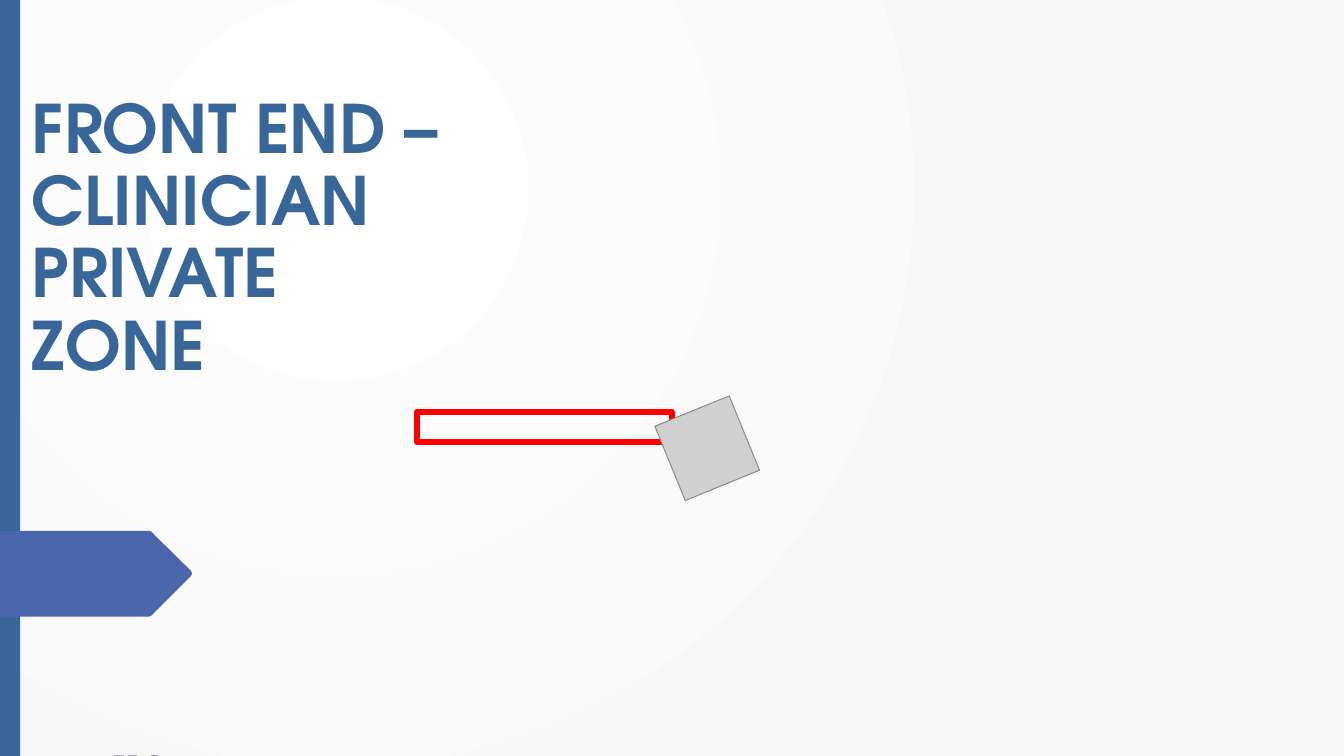
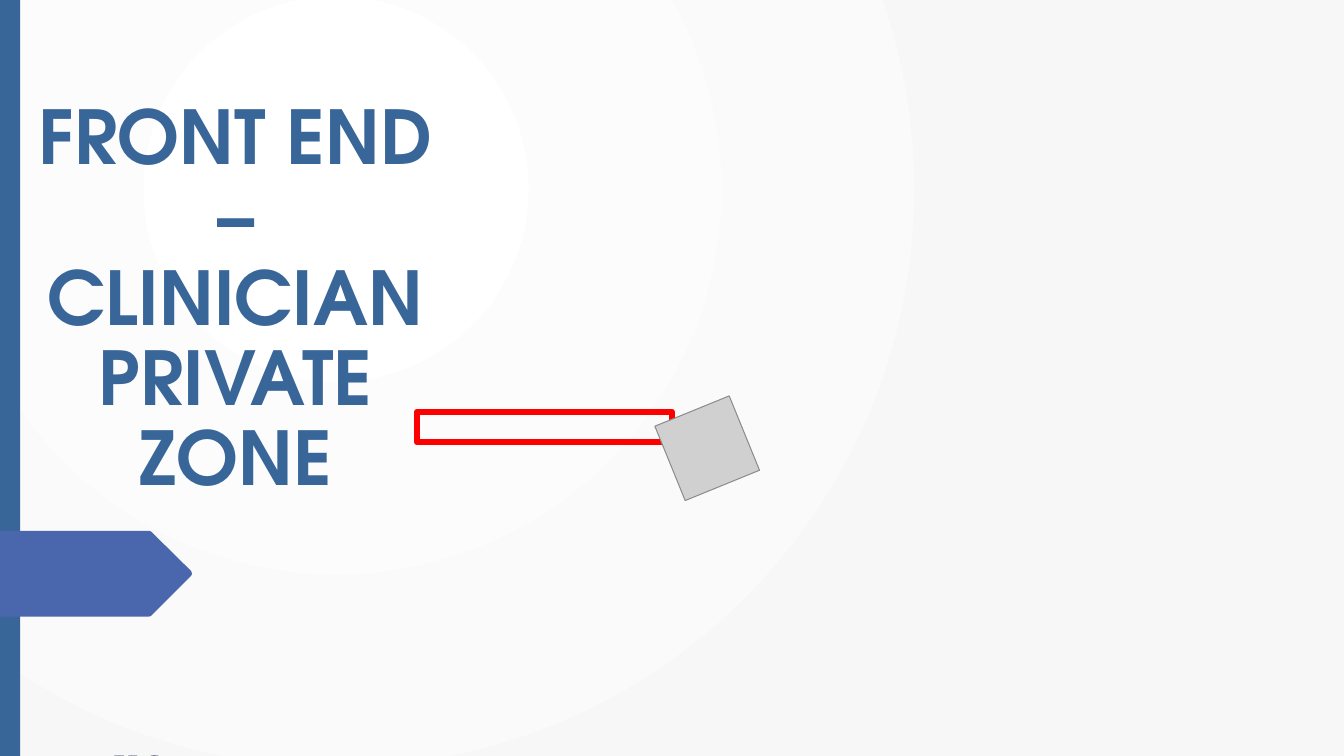
Before and after one commit to edo98811/IoT_project, a slide deck: slide 16 of Documenti/progetto_finale_last.pptx. Drawn at 1344x756 pixels with LibreOffice and Linux fonts; fonts in the diff are those of the drawing; grey boxes stand for pictures; background and template pictures are left out. Boxes give left, top, right and bottom in pixels: in the first picture for what was removed or moved away, otherwise in the second. Text is boxed around its words. In the diff, an @@ line names an element or a change of style, - is before the commit and + after.

```diff
--- a/Documenti/progetto_finale_last.pptx
+++ b/Documenti/progetto_finale_last.pptx
@@ text "FRONT END – CLINICIAN PRIVATE ...": place and size @@
-text "FRONT END – CLINICIAN PRIVATE ..." at (32, 102, 386, 371)
+text "FRONT END – CLINICIAN PRIVATE ..." at (39, 108, 432, 486)
@@ text "FRONT END – CLINICIAN PRIVATE ..." at (39, 108, 432, 486): size 47.7 to 53 pt; alignment left to centre @@
```
Also in this commit, not shown: 15 other slides changed, 7 slides added, 6 slides removed.
